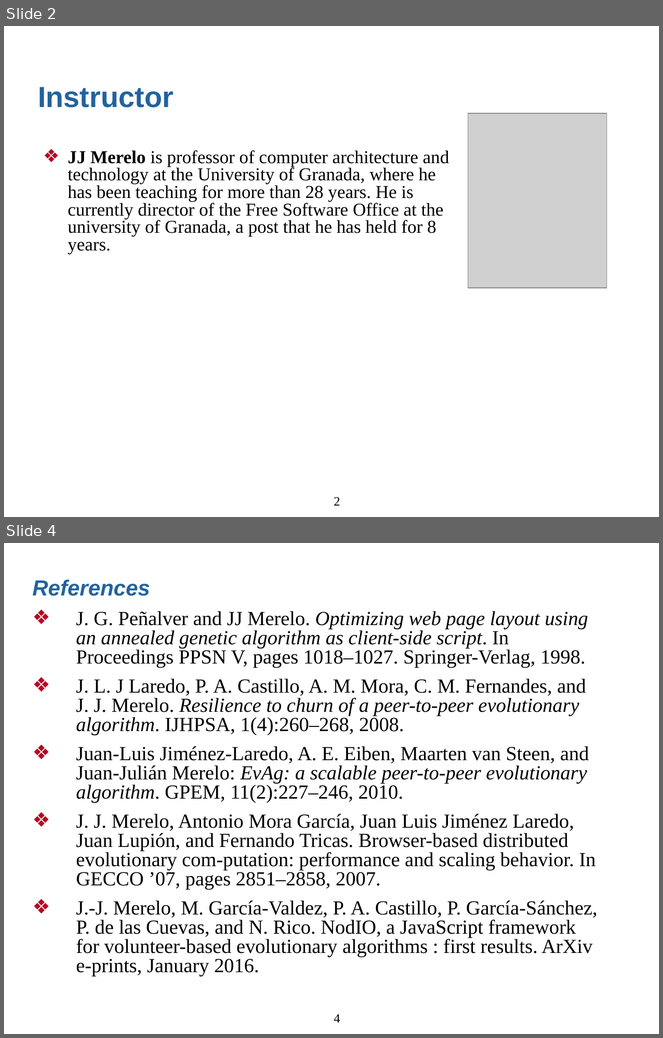
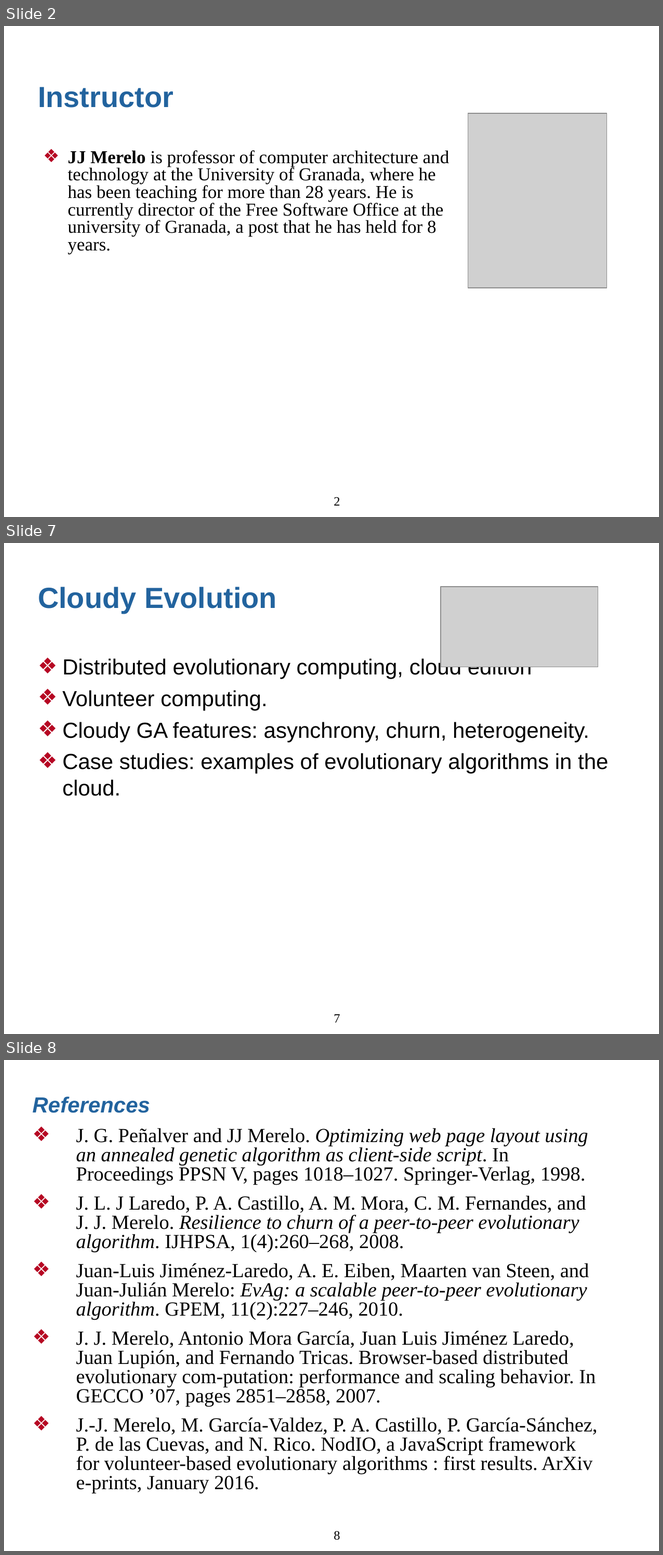
Before and after one commit to JJ/cloudy-ga, a slide deck: sample-slides.odp. Shown one above the other, each under a label of ours: slides 2 and 4 before the commit, slides 2, 7 and 8 after it; the slides between them are not shown. The pictures are 663x1038 and 663x1555 pixels, drawn with LibreOffice and Linux fonts; fonts in the diff are those of the drawing; grey boxes stand for pictures. Boxes give left, top, right and bottom in pixels: in the first picture for what was removed or moved away, otherwise in the second. Text is boxed around its words. In the diff, an @@ line names an element or a change of style, - is before the commit and + after.

Commit message:
Updating new version

```diff
--- a/sample-slides.odp
+++ b/sample-slides.odp
@@ slide 7 added at bbox=[4, 543, 659, 1034], background #FFFFFF @@
@@ text added at bbox=[38, 587, 608, 796], 24 pt, text #000000 @@
+Cloudy Evolution
+❖ Distributed evolutionary computing, cloud edition
+❖ Volunteer computing.
+❖ Cloudy GA features: asynchrony, churn, heterogeneity.
+❖ Case studies: examples of evolutionary algorithms in the cloud.
@@ picture added at bbox=[441, 587, 598, 667] @@
@@ page number added at bbox=[334, 1015, 340, 1023], 14 pt, text #000000 @@
+7
@@ what was slide 4 is now slide 8 @@
@@ page number at bbox=[334, 1531, 340, 1540]: text changed @@
-4
+8
```
Also in this commit, not shown: 1 slide changed, 3 other slides added.
